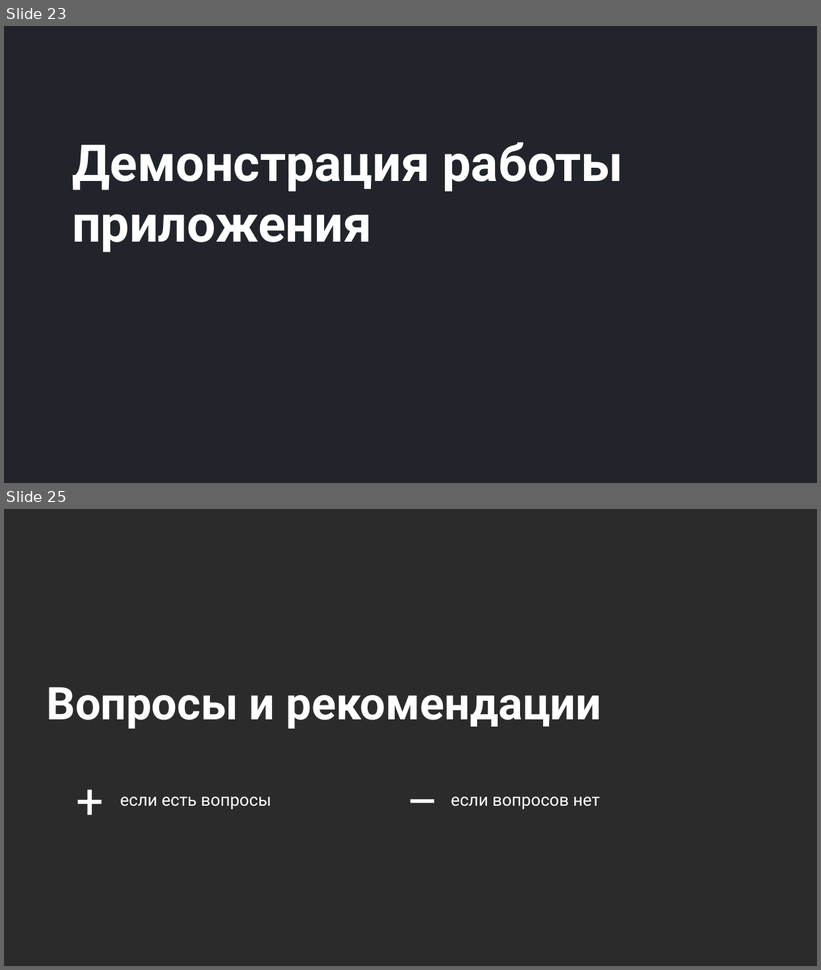
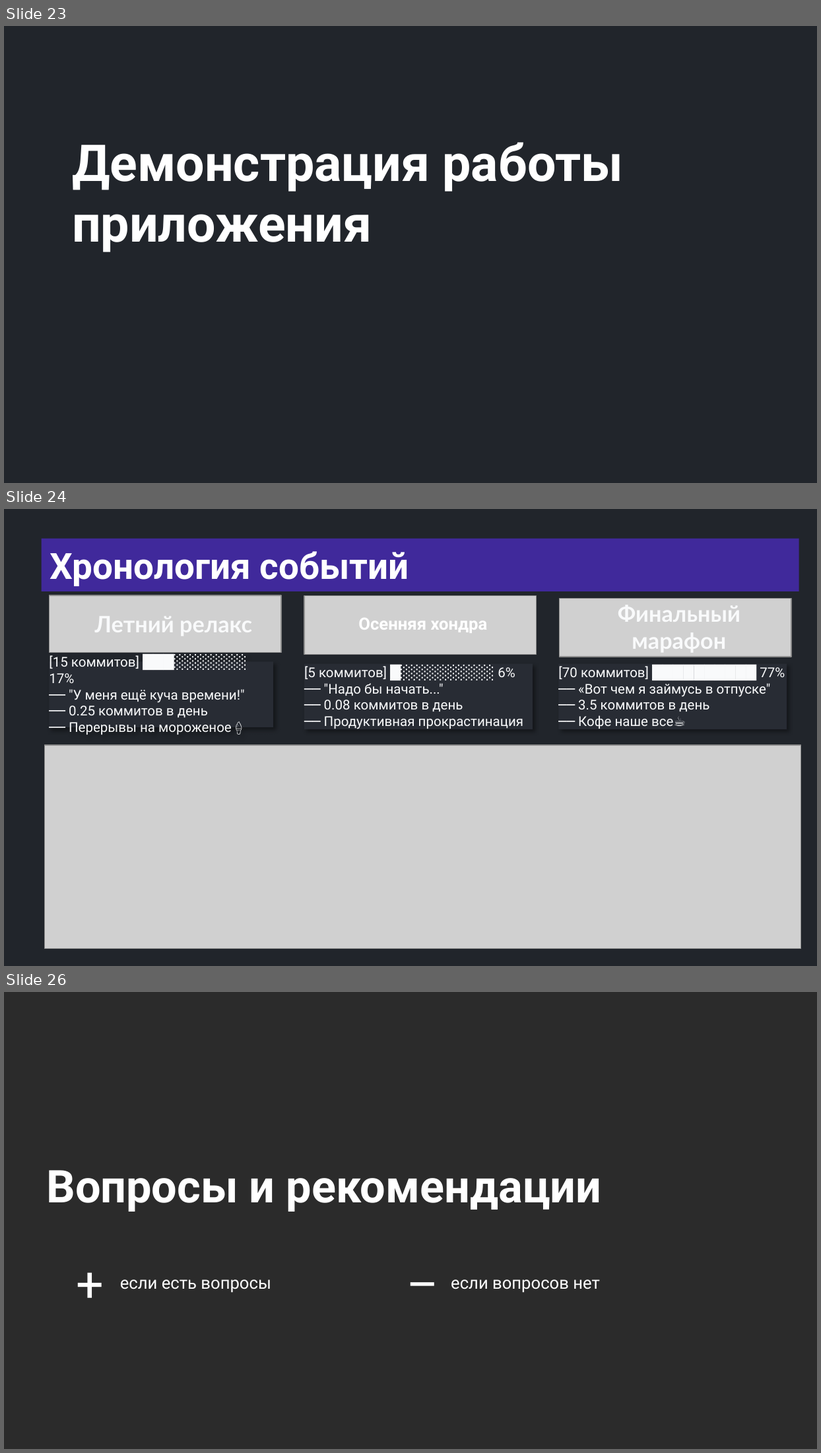
Before and after one commit to semusv/Bank_analyzer, a slide deck: bank_analyzer.pptx. Shown one above the other, each under a label of ours: slides 23 and 25 before the commit, slides 23, 24 and 26 after it; the slides between them are not shown. The pictures are 821x970 and 821x1453 pixels, drawn with LibreOffice and Linux fonts; fonts in the diff are those of the drawing; grey boxes stand for pictures; background and template pictures are left out; a plain dark background stands for a picture behind light text. Boxes give left, top, right and bottom in pixels: in the first picture for what was removed or moved away, otherwise in the second. Text is boxed around its words. In the diff, an @@ line names an element or a change of style, - is before the commit and + after.

```diff
--- a/bank_analyzer.pptx
+++ b/bank_analyzer.pptx
@@ slide 24 added at (x1=4, y1=509, x2=817, y2=966), background #21252B @@
@@ title added at (x1=42, y1=538, x2=799, y2=591), fill #40299B, 32 pt, text #FFFFFF, bold @@
+Хронология событий
@@ picture added at (x1=50, y1=595, x2=281, y2=653) @@
@@ picture added at (x1=304, y1=596, x2=536, y2=655) @@
@@ picture added at (x1=559, y1=599, x2=791, y2=657) @@
@@ text added at (x1=618, y1=605, x2=741, y2=652), 20 pt, text #F9FAFB, bold @@
+Финальный
+марафон
@@ text added at (x1=95, y1=617, x2=252, y2=636), 20 pt, text #F9FAFB, bold @@
+Летний релакс
@@ text added at (x1=358, y1=618, x2=488, y2=633), 15 pt, text #FFFFFF, bold @@
+Осенняя хондра
@@ rectangle added at (x1=50, y1=662, x2=274, y2=727), fill #282C34, 12 pt, text #F9FAFB @@
+[15 коммитов] ███░░░░░░░ 17%
+── "У меня ещё куча времени!"
+── 0.25 коммитов в день
+── Перерывы на мороженое 🍦
@@ rectangle added at (x1=304, y1=663, x2=533, y2=729), fill #282C34, 12 pt, text #F9FAFB @@
+[5 коммитов] █░░░░░░░░░ 6%
+── "Надо бы начать..."
+── 0.08 коммитов в день
+── Продуктивная прокрастинация
@@ rectangle added at (x1=558, y1=663, x2=787, y2=729), fill #282C34, 12 pt, text #F9FAFB @@
+[70 коммитов] ██████████ 77%
+── «Вот чем я займусь в отпуске"
+── 3.5 коммитов в день
+── Кофе наше все☕
@@ picture added at (x1=45, y1=746, x2=802, y2=949) @@
@@ what was slide 25 is now slide 26 @@
```
Also in this commit, not shown: 1 slide changed.
